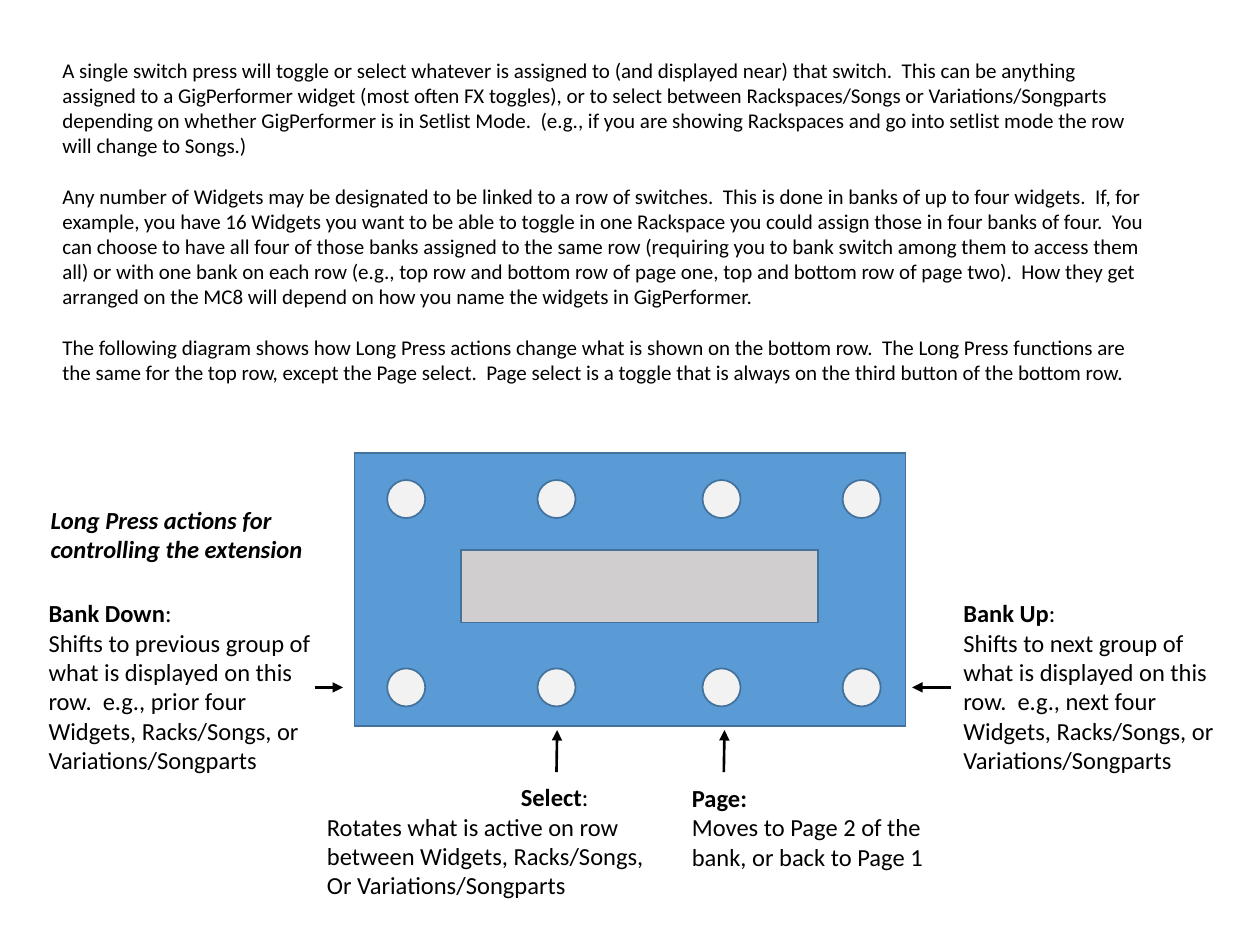
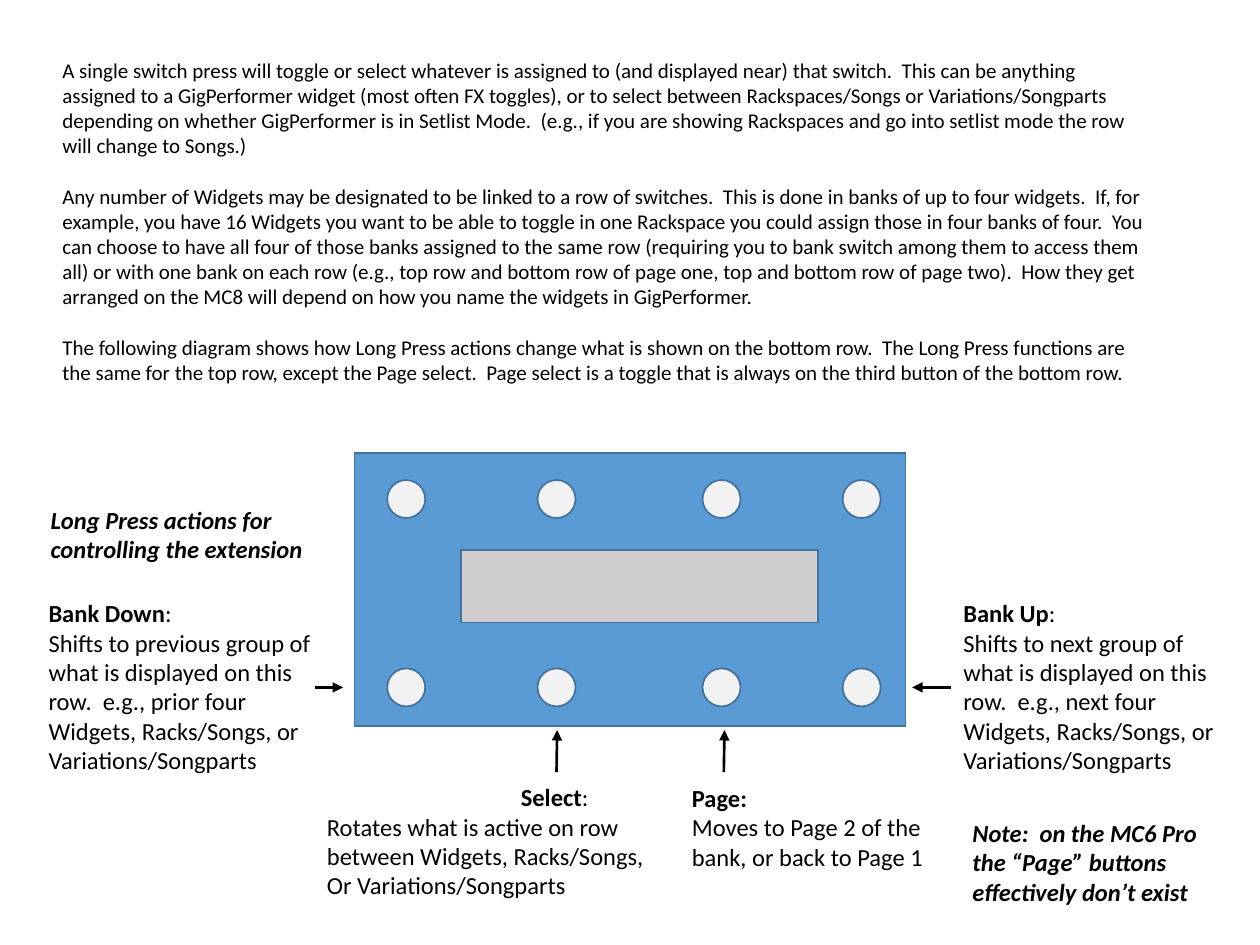
Before and after one commit to WidnerM/GP-MC8, a slide deck: slide 4 of MC8.pptx. Drawn at 1260x945 pixels with LibreOffice and Linux fonts; fonts in the diff are those of the drawing. Boxes give left, top, right and bottom in pixels: in the first picture for what was removed or moved away, otherwise in the second. Text is boxed around its words. In the diff, an @@ line names an element or a change of style, - is before the commit and + after.

```diff
--- a/MC8.pptx
+++ b/MC8.pptx
@@ text added at (972,824,1197,905), 14 pt, text #000000, bold, italic @@
+Note: on the MC6 Pro the “Page” buttons effectively don’t exist
```
Also in this commit, not shown: 6 other slides changed, 4 other files.
